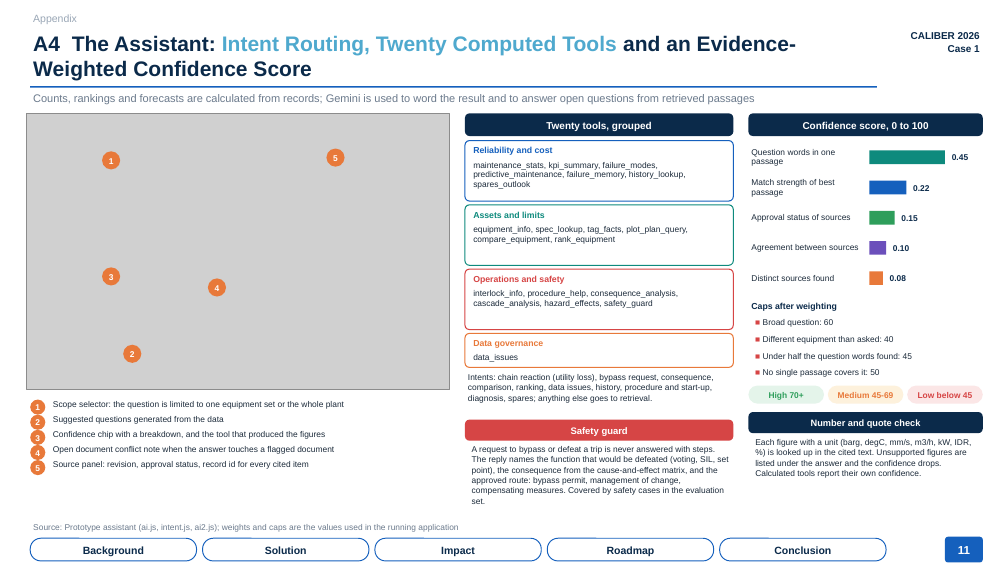
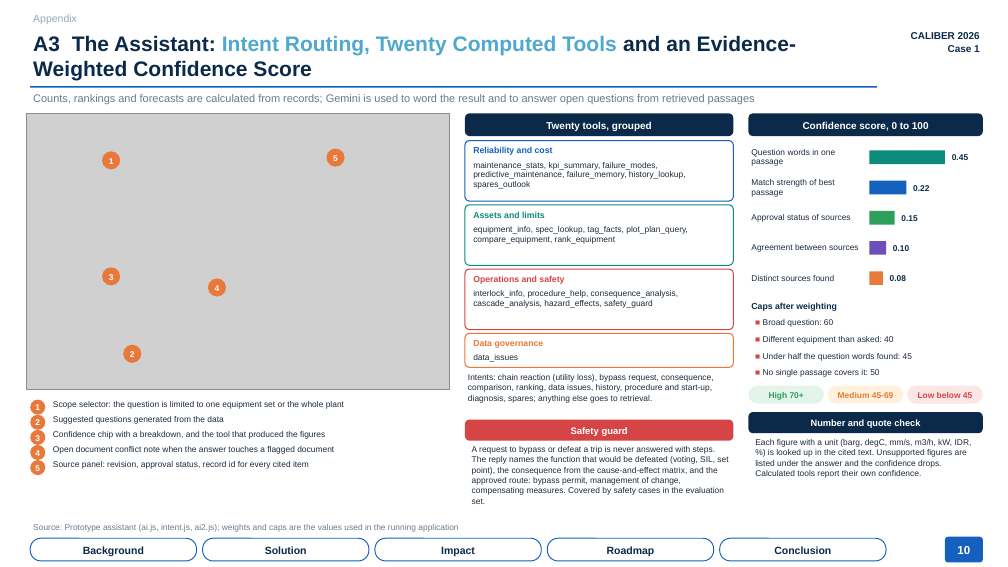
Before and after one commit to teknikchemical-ctrl/caliber2026, a slide deck: slide 10 of deck/CALIBER2026_Asset_Knowledge_Platform_Deck.pptx (slide 11 before the commit). Drawn at 1008x567 pixels with LibreOffice and Linux fonts; fonts in the diff are those of the drawing; grey boxes stand for pictures. Boxes give left, top, right and bottom in pixels: in the first picture for what was removed or moved away, otherwise in the second. Text is boxed around its words. In the diff, an @@ line names an element or a change of style, - is before the commit and + after.

```diff
--- a/deck/CALIBER2026_Asset_Knowledge_Platform_Deck.pptx
+++ b/deck/CALIBER2026_Asset_Knowledge_Platform_Deck.pptx
@@ text at <box>33,35,796,80</box>: text changed @@
-A4 The Assistant: Intent Routing, Twenty Computed Tools and an Evidence-Weighted Confidence Score
+A3 The Assistant: Intent Routing, Twenty Computed Tools and an Evidence-Weighted Confidence Score
@@ text in rounded rectangle at <box>957,546,970,554</box>: text changed @@
-11
+10
```
Also in this commit, not shown: 14 other slides changed, 21 slides removed, 8 other files.
